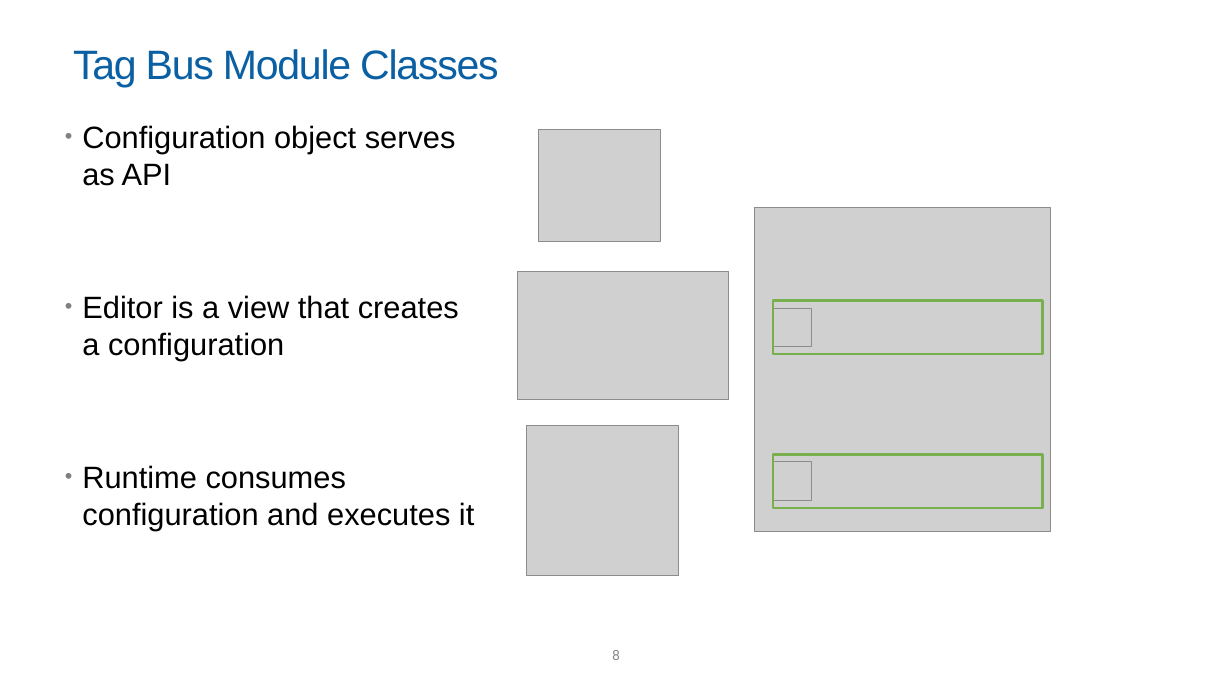
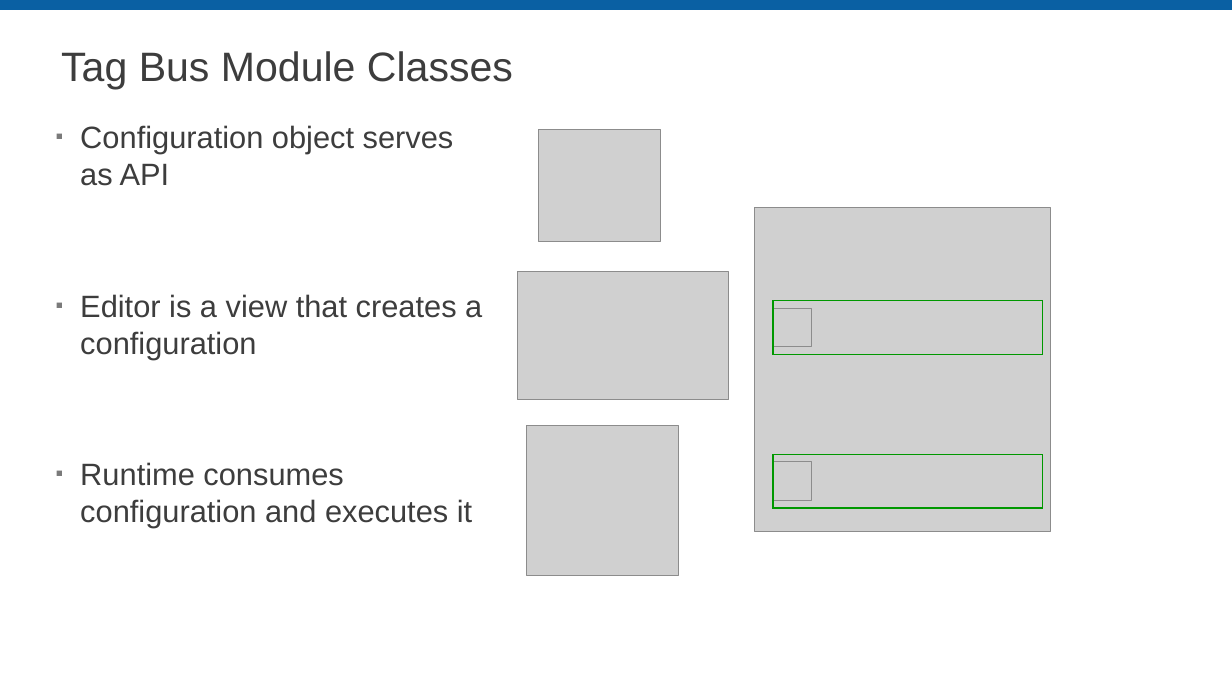
Before and after one commit to LabVIEW-DCAF/Documentation, a slide deck: slide 8 of Trunk/Presentations/A_Introduction to DCAF.pptx. Drawn at 1232x693 pixels with LibreOffice and Linux fonts; fonts in the diff are those of the drawing; grey boxes stand for pictures; background and template pictures are left out. Boxes give left, top, right and bottom in pixels: in the first picture for what was removed or moved away, otherwise in the second. Text is boxed around its words. In the diff, an @@ line names an element or a change of style, - is before the commit and + after.

```diff
--- a/Trunk/Presentations/A_Introduction to DCAF.pptx
+++ b/Trunk/Presentations/A_Introduction to DCAF.pptx
@@ rectangle added at (x1=0, y1=0, x2=1232, y2=10), fill #0A60A3 @@
@@ title "Tag Bus Module Classes" moved from (x1=73, y1=49, x2=499, y2=87) to (x1=61, y1=51, x2=513, y2=89) @@
@@ title "Tag Bus Module Classes" at (x1=61, y1=51, x2=513, y2=89): text colour #0A60A3 to #3D3D3D, letter spacing -1 to 0 pt; line spacing 1 to 0.9 @@
@@ text "Configuration object serves as API" at (x1=80, y1=125, x2=482, y2=528): text colour #000000 to #3D3D3D; bullet • to ▪; bullet colour #808080 to #7A7A7A @@
@@ rectangle at (x1=774, y1=300, x2=1043, y2=354): outline #79B04E 2 pt to #009800 1 pt @@
@@ rectangle at (x1=774, y1=455, x2=1043, y2=508): outline #79B04E 2 pt to #009800 1 pt @@
@@ page number removed at (x1=612, y1=650, x2=620, y2=660) @@
-8
```
Also in this commit, not shown: 26 other slides changed, 2 other files.
